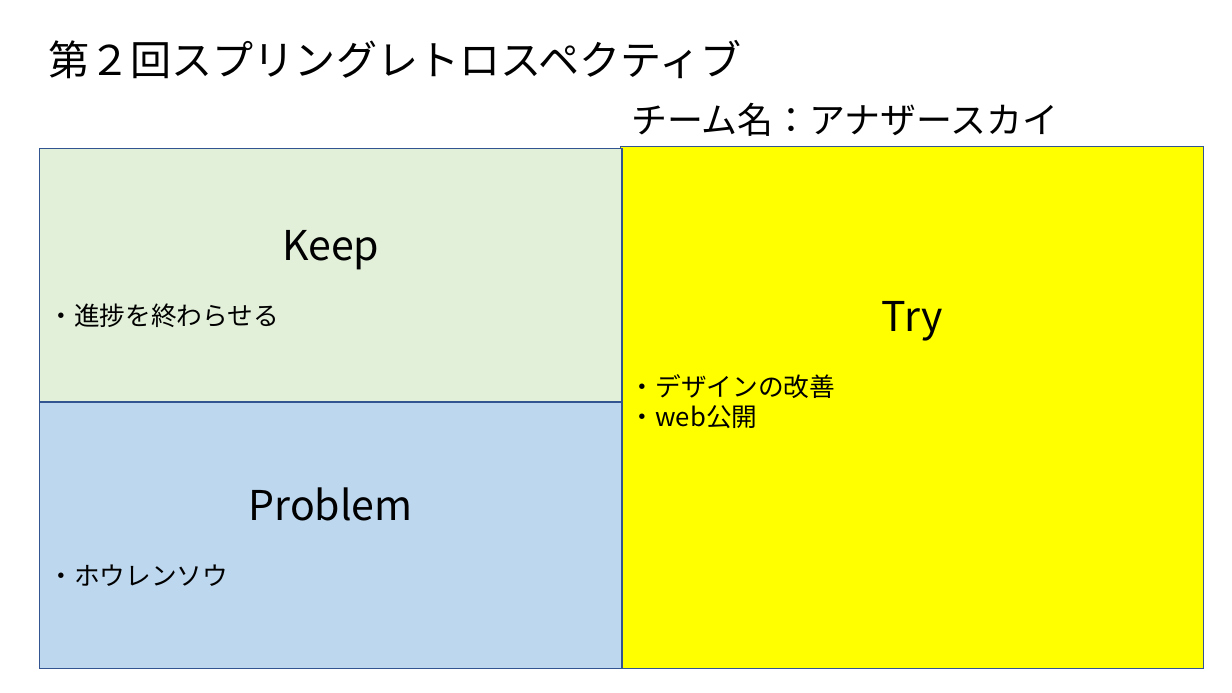
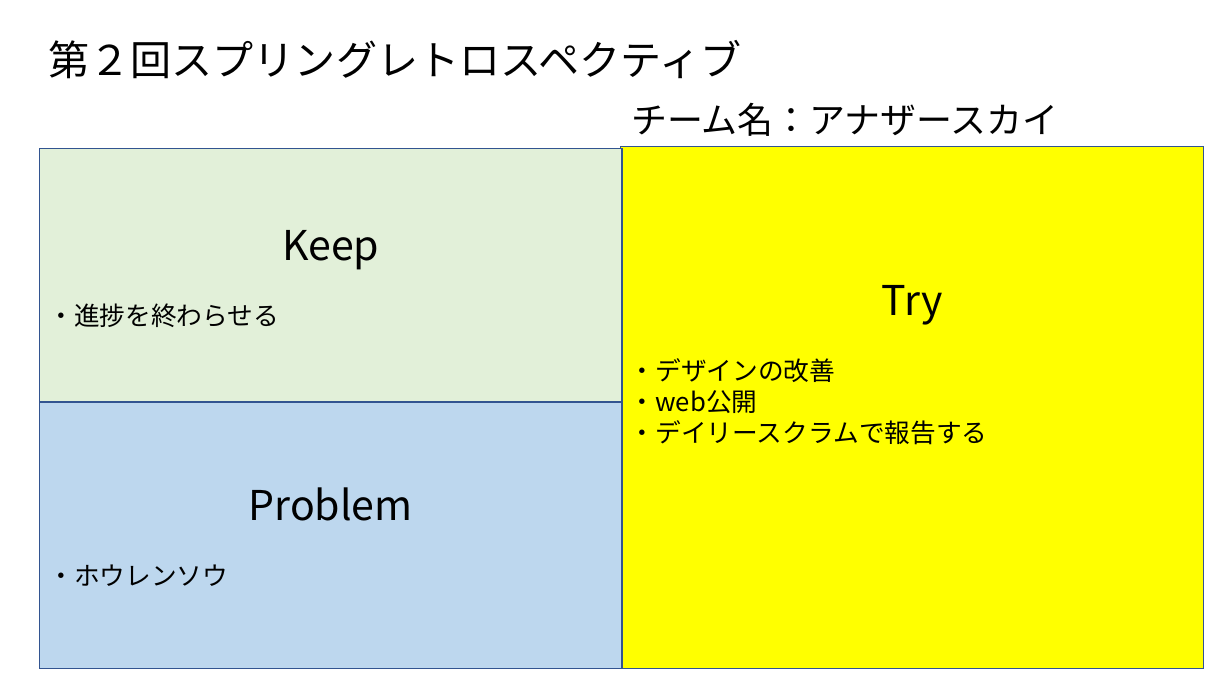
Before and after one commit to fu-syoji-t/SD3D_2023_Scrum3, a slide deck: slide 1 of 06レビュー記録/第2回スプリングレトロスペクティブ.pptx. Drawn at 1232x693 pixels with LibreOffice and Linux fonts; fonts in the diff are those of the drawing. Boxes give left, top, right and bottom in pixels: in the first picture for what was removed or moved away, otherwise in the second. Text is boxed around its words. In the diff, an @@ line names an element or a change of style, - is before the commit and + after.

```diff
--- a/06レビュー記録/第2回スプリングレトロスペクティブ.pptx
+++ b/06レビュー記録/第2回スプリングレトロスペクティブ.pptx
@@ text in rectangle at <box>630,420,988,445</box>: paragraph added @@
+・デイリースクラムで報告する
```
